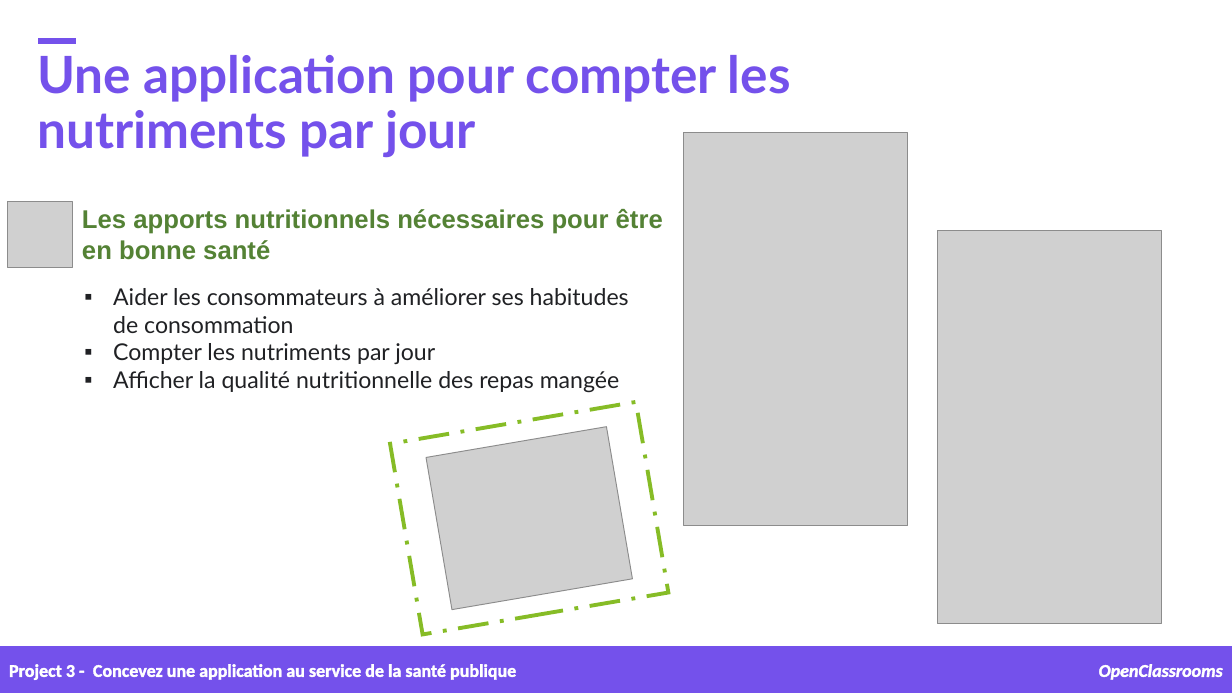
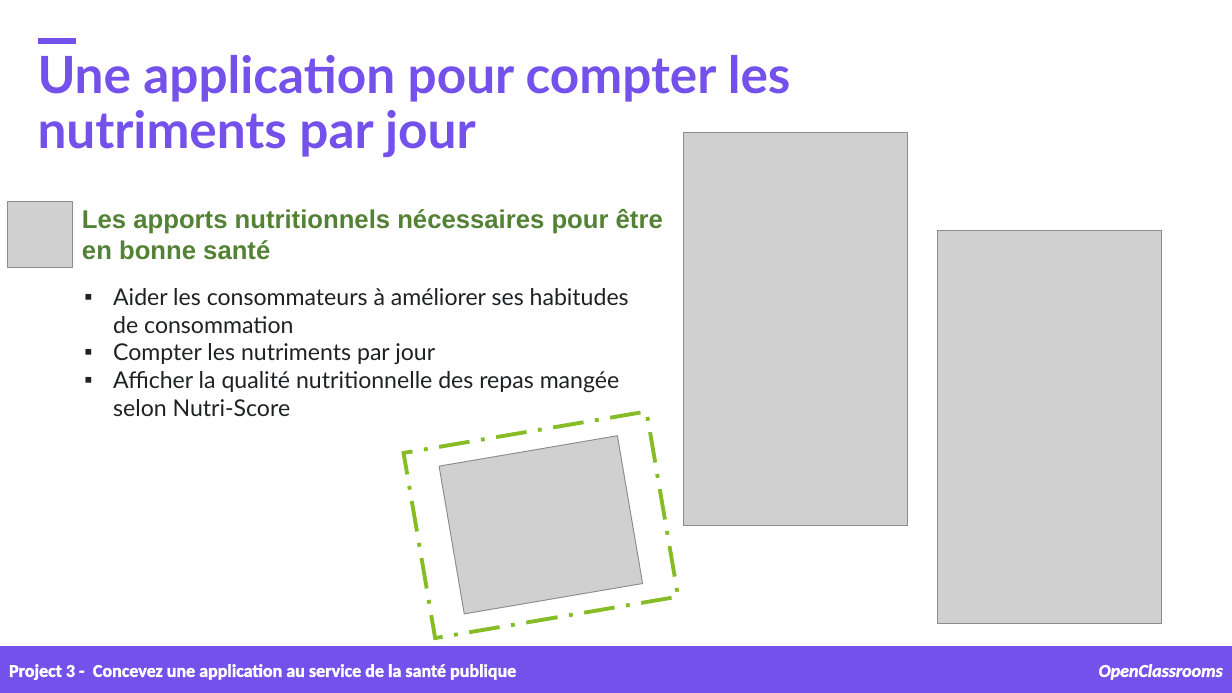
Before and after one commit to samirhinojosa/OC-P3-design-application-public-health, a slide deck: slide 6 of supports/P3_02_presentation.pptx. Drawn at 1232x693 pixels with LibreOffice and Linux fonts; fonts in the diff are those of the drawing; grey boxes stand for pictures; background and template pictures are left out. Boxes give left, top, right and bottom in pixels: in the first picture for what was removed or moved away, otherwise in the second. Text is boxed around its words. In the diff, an @@ line names an element or a change of style, - is before the commit and + after.

```diff
--- a/supports/P3_02_presentation.pptx
+++ b/supports/P3_02_presentation.pptx
@@ text at bbox=[113, 371, 620, 416]: text changed @@
-▪ Afficher la qualité nutritionnelle des repas mangée
+▪ Afficher la qualité nutritionnelle des repas mangée selon Nutri-Score
@@ rectangle: place and size @@
-rectangle at bbox=[390, 402, 669, 634]
+rectangle at bbox=[404, 411, 679, 638]
@@ picture: place and size @@
-picture at bbox=[426, 427, 633, 610]
+picture at bbox=[439, 436, 643, 614]
```
Also in this commit, not shown: 5 slides added, 4 other files.
